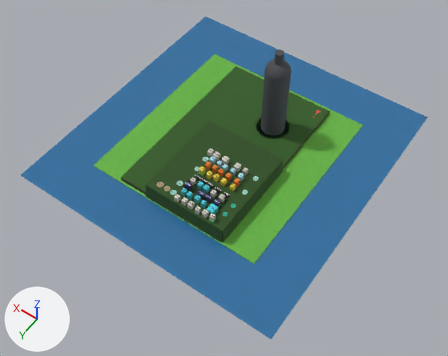
An edit to the Blender file blender-tots/tots-model.blend, drawn before and after from the same camera.
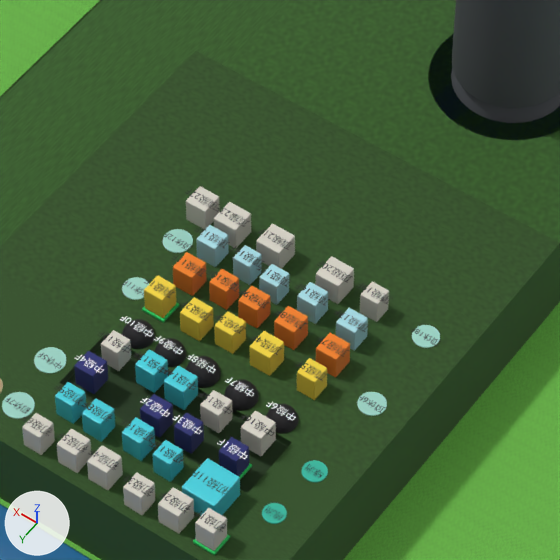
Each version appears first whole from a 50 mm camera at (-1698.0, 1997.0, 2830.0) aimed at (-424.0, 214.0, 29.0), and next in a close-up on the part from 38% to 63% of the width and 31% to 63% of the height. Lighting does not change. The marker at lower left points along +X, +Y and +Z. The first two pictures are the older version. Text is drawn in Blender's own font.

Script lines for the objects in view, before the commit:
```python
ob_頂級1f = bpy.data.objects.new('頂級1F', me_cube_034)
ob_頂級1f.location = (0.0, 0.0, 0.0)
ob_頂級2f = bpy.data.objects.new('頂級2F', me_cube_032)
ob_頂級2f.location = (0.0, 0.0, 0.0)
ob_頂級3f = bpy.data.objects.new('頂級3F', me_cube_031)
ob_頂級3f.location = (0.0, 0.0, 0.0)
ob_頂級4f = bpy.data.objects.new('頂級4F', me_cube_030)
ob_頂級4f.location = (-5.0, 0.0, 0.0)
ob_頂級5f = bpy.data.objects.new('頂級5F', me_cube_029)
ob_頂級5f.location = (0.0, 0.0, 0.0)
ob_頂級7f = bpy.data.objects.new('頂級7F', me_cube_035)
ob_頂級7f.location = (0.0, 0.0, 0.0)
ob_頂級8f = bpy.data.objects.new('頂級8F', me_cube_036)
ob_頂級8f.location = (0.0, 0.0, 0.0)
ob_頂級9f = bpy.data.objects.new('頂級9F', me_cube_037)
ob_頂級9f.location = (0.0, 0.0, 0.0)
ob_高原面_南 = bpy.data.objects.new('高原面_南', me_cube_001)
ob_高原面_南.location = (0.0, 0.0, 0.0)
# also in view: '平原_南側塊' at (-382.0, -343.0, -1.0); '高原面_北' at (-382.0, 490.0, 79.0); '中級8F' at (-421.0, 336.0, 80.0); '頂級19F' at (-526.0, 150.0, 97.0); '中級16F' at (-527.0, 377.0, 97.0)
```
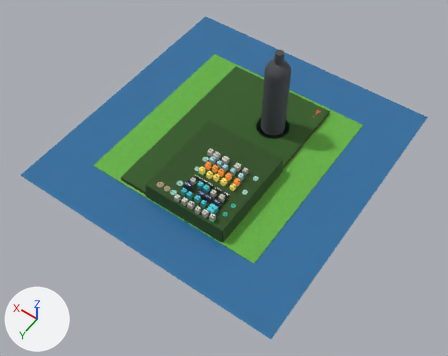
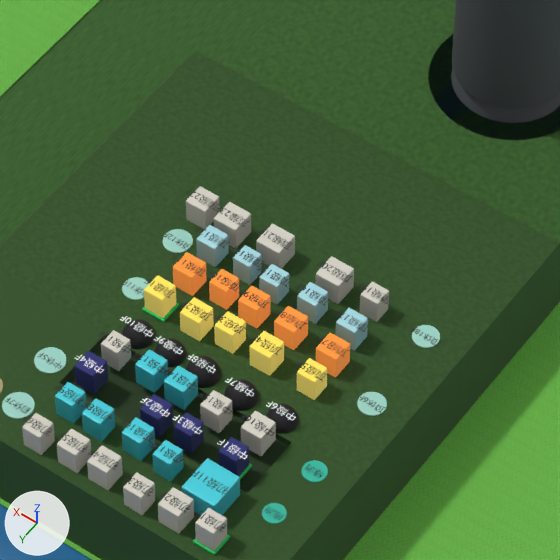
Where the change shows, as pixel boxes (x1, y1, x2, y2) in the close-ups (560 x 560 px):
'頂級4F', recoloured, surface changed (lighter)
    both: (250, 331, 284, 376)
'頂級2F', recoloured, surface changed (lighter)
    both: (180, 297, 214, 341)
'頂級11F', recoloured, surface changed (lighter)
    both: (173, 252, 207, 296)
'頂級8F', recoloured, surface changed (lighter)
    both: (274, 306, 308, 350)
'頂級7F', recoloured, surface changed (lighter)
    both: (316, 333, 350, 377)
'頂級9F', recoloured, surface changed (lighter)
    both: (238, 286, 270, 329)
'頂級1F', recoloured, surface changed (lighter)
    both: (144, 276, 176, 318)
'頂級3F', recoloured, surface changed (lighter)
    both: (214, 311, 246, 354)
'頂級5F', recoloured, surface changed (lighter)
    both: (297, 358, 327, 400)
'頂級10F', recoloured, surface changed (lighter)
    both: (209, 269, 239, 310)

The change, as a diff of the scene's bpy script:
```diff
--- a/blender-tots/tots-model.blend.py
+++ b/blender-tots/tots-model.blend.py
@@ mat_tots_storm @@
 mat_tots_storm.roughness = 0.8
+mat_tots_storm.emission_color = (1.0, 0.85, 0.25)  # yellow #ffed89
+mat_tots_storm.emission_strength = 0.25
@@ mat_tots_storm_side @@
 mat_tots_storm_side.roughness = 0.8
+mat_tots_storm_side.emission_color = (1.0, 0.85, 0.25)  # yellow #ffed89
+mat_tots_storm_side.emission_strength = 0.25
@@ mat_tots_volcano @@
 mat_tots_volcano.roughness = 0.8
+mat_tots_volcano.emission_color = (1.0, 0.35, 0.08)  # orange #ffa050
+mat_tots_volcano.emission_strength = 0.35
@@ mat_tots_volcano_side @@
 mat_tots_volcano_side.roughness = 0.8
+mat_tots_volcano_side.emission_color = (1.0, 0.35, 0.08)  # orange #ffa050
+mat_tots_volcano_side.emission_strength = 0.35
```
